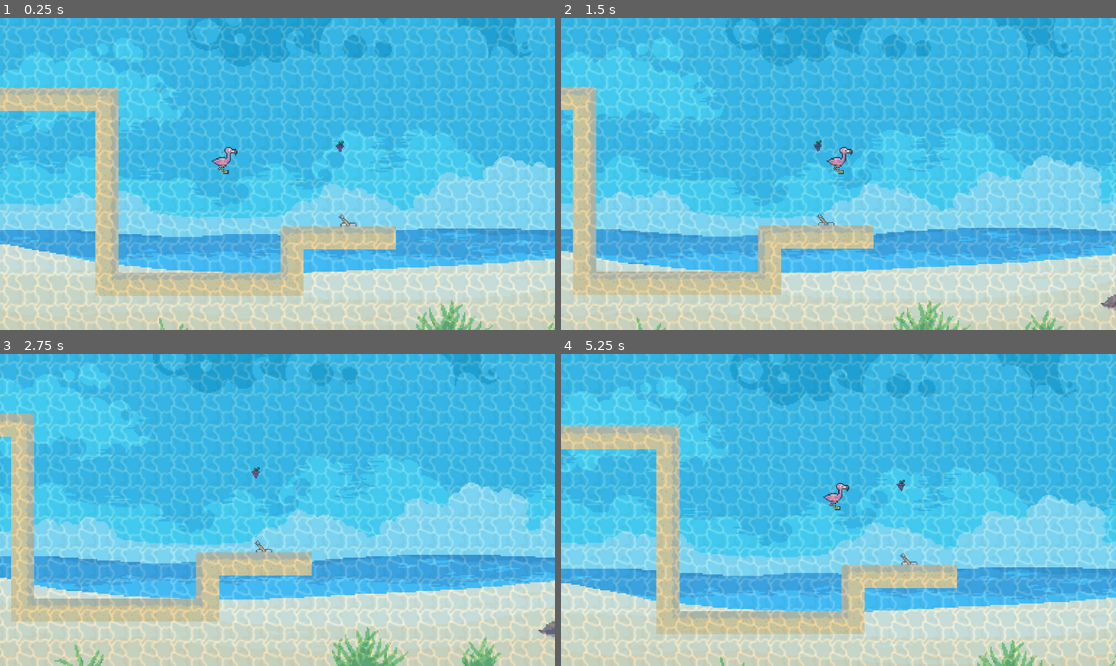
Above: before the commit, frames 1-4 (two rows, left to right).
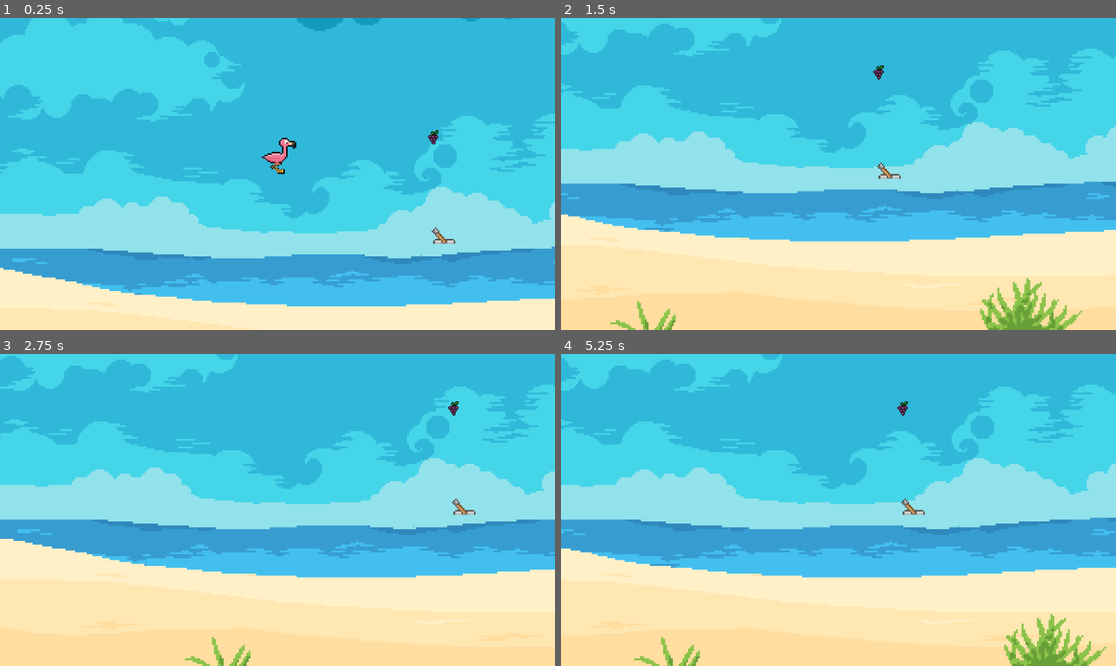
Above: after the commit, the same moments.

Repository: AamindMandragora/GMTKGameJam
Game: Godot game, scene res://Scenes/level_init.tscn
The game is run twice, just before and just after one commit, with the same random seed, the same clock (stepped at 60 frames per second) and the same inputs.
Inputs:
- Up to frame 1 (0.25 s): no input
- Up to frame 2 (1.5 s): hold Right (move right) from 0.53 s (still down); tap Up (jump) at 0.6, 0.77, 1.07, 1.35 s
- Up to frame 3 (2.75 s): tap Up (jump) at 1.52, 1.82, 2.1 s; release Right (move right) at 2.03 s; hold Left (move left) from 2.03 s (still down)
- Up to frame 4 (5.25 s): release Left (move left) at 2.78 s; hold Right (move right) 2.78-4.28 s; tap Up (jump) at 2.85, 3.02, 3.32, 3.6, 3.77, 4.07, 4.35, 4.52, 4.82, 5.1 s; hold Left (move left) 4.28-5.03 s; hold Right (move right) from 5.03 s (still down)

The runs differ from the first frame. In frame 1, 60% of the frame differs, in the area x 0-100%, y 0-100%; in frame 2, 76%; in frame 3, 74%; in frame 4, 77%.

Commit message:
Water Physics Added
0:41 8/3/25

Diff:
--- a/Scenes/beach_ball.tscn
+++ b/Scenes/beach_ball.tscn
@@ -55,7 +55,7 @@
 
 [sub_resource type="CircleShape2D" id="CircleShape2D_in2gb"]
 
-[node name="Beach Ball" type="CharacterBody2D"]
+[node name="Beach Ball" type="CharacterBody2D" groups=["resettable"]]
 script = ExtResource("1_s0pnd")
 
 [node name="AnimatedSprite2D" type="AnimatedSprite2D" parent="."]
@@ -63,7 +63,7 @@
 scale = Vector2(0.4, 0.4)
 sprite_frames = SubResource("SpriteFrames_2lgk0")
 autoplay = "default"
-frame_progress = 0.845712
+frame_progress = 0.62061
 
 [node name="CollisionShape2D" type="CollisionShape2D" parent="."]
 position = Vector2(0, -10)
--- a/Scenes/level_init.tscn
+++ b/Scenes/level_init.tscn
@@ -332,6 +332,7 @@
 layer = 100
 
 [node name="Water_Image" type="TextureRect" parent="Water_Overlay"]
+visible = false
 material = SubResource("ShaderMaterial_n4ihl")
 anchors_preset = 15
 anchor_right = 1.0
@@ -347,7 +348,7 @@
 position = Vector2(17, -69)
 
 [node name="Camera2D" type="Camera2D" parent="Player"]
-zoom = Vector2(1.5, 1.5)
+zoom = Vector2(2, 2)
 limit_left = 0
 limit_bottom = 576
 
@@ -369,10 +370,10 @@
 [node name="TileMap" type="TileMap" parent="."]
 tile_set = SubResource("TileSet_d2uvy")
 format = 2
-layer_0/tile_data = PackedInt32Array(-262154, 0, 0, -262153, 65536, 0, -262152, 65536, 0, -262151, 65536, 0, -262150, 65536, 0, -262149, 131072, 0, -196613, 131072, 1, -131077, 131072, 1, -65541, 131072, 1, -5, 131072, 1, 65531, 131072, 1, 131067, 131072, 1, 196603, 131072, 1, 262139, 0, 4, 262140, 65536, 0, 262141, 65536, 0, 262142, 65536, 0, 262143, 65536, 0, 196608, 65536, 0, 196609, 65536, 0, 196610, 65536, 0, 196611, 65536, 4, 131075, 0, 1, 65539, 0, 0, 65540, 65536, 0, 65541, 65536, 0, 65542, 65536, 0, 65543, 65536, 0)
 
 [node name="Lever" parent="." instance=ExtResource("4_wadpb")]
 position = Vector2(190, 40)
+collision_mask = 2
 
 [node name="Goal" parent="." instance=ExtResource("5_0713x")]
 position = Vector2(179, -69)
--- a/Scenes/music.tscn
+++ b/Scenes/music.tscn
@@ -1,8 +1,8 @@
 [gd_scene load_steps=2 format=3 uid="uid://bmsnhvqsnchbw"]
 
-[ext_resource type="AudioStream" uid="uid://3mw5s7bmsjrk" path="res://Assets/music/time_for_adventure.mp3" id="1_fbmny"]
+[ext_resource type="AudioStream" uid="uid://dybkxjunho72l" path="res://Assets/music/as_far_as_the_eye.mp3" id="1_fbmny"]
 
-[node name="Music" type="AudioStreamPlayer2D"]
+[node name="Music" type="AudioStreamPlayer"]
 stream = ExtResource("1_fbmny")
 autoplay = true
 bus = &"Music"
--- a/Scenes/player.tscn
+++ b/Scenes/player.tscn
@@ -74,7 +74,7 @@
 radius = 12.0
 height = 45.0
 
-[node name="Player" type="CharacterBody2D"]
+[node name="Player" type="CharacterBody2D" groups=["resettable"]]
 collision_layer = 2
 script = ExtResource("1_cvnsp")
 
--- a/Scripts/beach_ball.gd
+++ b/Scripts/beach_ball.gd
@@ -1,19 +1,29 @@
 extends CharacterBody2D
 
 const BOUNCE_VELOCITY = -300.0
+const RISE_VELOCITY = -100.0  # upward velocity when in water
+
+var start_position: Vector2
 
 func _ready() -> void:
-	# Seed random number generator
-	randomize()
+	start_position = position
+
+func reset_to_start():
+	position = start_position
+	velocity = Vector2.ZERO
 
 func _physics_process(delta: float) -> void:
-	# Apply gravity
-	if not is_on_floor():
+	# Apply gravity if not in water mode
+	if not Globals.is_water_mode and not is_on_floor():
 		velocity += get_gravity() * delta
 
-	# Bounce with random strength when touching the floor
-	if is_on_floor() and velocity.y >= 0:
-		velocity.y = BOUNCE_VELOCITY
+	# Behavior when in water mode: rise to top
+	if Globals.is_water_mode:
+		velocity.y = RISE_VELOCITY
+	else:
+		# Normal bounce behavior
+		if is_on_floor() and velocity.y >= 0:
+			velocity.y = BOUNCE_VELOCITY
 
 	# No horizontal movement
 	velocity.x = 0
--- a/Scripts/game_manager.gd
+++ b/Scripts/game_manager.gd
@@ -1,9 +1,17 @@
 extends Node
 
 var score = 0
+@onready var water_image: TextureRect = $"../Water_Overlay/Water_Image"
 
 func add_point():
 	score += 1
 
 func next_level(next_level_path: String):
 	get_tree().change_scene_to_file(next_level_path)
+	Globals.is_water_mode = false
+
+func _process(delta: float) -> void:
+	if Globals.is_water_mode:
+		water_image.visible = true
+	else:
+		water_image.visible = false
--- a/Scripts/lever.gd
+++ b/Scripts/lever.gd
@@ -1,7 +1,19 @@
 extends Area2D
 
+@onready var lever: Sprite2D = $Lever
 
 func _on_body_entered(body: Node2D) -> void:
-	if Globals.is_water_mode == false:
+	if not Globals.is_water_mode:
 		Globals.is_water_mode = true
-		print("e")
+
+		# Reset all nodes in the "resettable" group
+		for node in get_tree().get_nodes_in_group("resettable"):
+			if node.has_method("reset_to_start"):
+				node.reset_to_start()
+
+
+func _process(delta: float) -> void:
+	if not Globals.is_water_mode:
+		lever.flip_h = false
+	else:
+		lever.flip_h = true
--- a/Scripts/player.gd
+++ b/Scripts/player.gd
@@ -3,6 +3,8 @@
 const SPEED = 200.0
 const JUMP_VELOCITY = -400.0
 const MIN_JUMP_VELOCITY = JUMP_VELOCITY
+const WATER_JUMP_MULTIPLIER = 1.2
+const WATER_MOVEMENT_MULTIPLIER = 0.9
 
 const COYOTE_TIME = 0.1
 var coyote_timer = 0.0
@@ -10,9 +12,30 @@
 const JUMP_BUFFER_TIME = 0.25
 var jump_buffer_timer = 0.0
 
+var jump_multiplier = 1
+var movement_multiplier = 1
+
+var start_position: Vector2
+
 @onready var animated_sprite: AnimatedSprite2D = $AnimatedSprite2D
 
+func _ready() -> void:
+	start_position = position
+
+func reset_to_start():
+	position = start_position
+	velocity = Vector2.ZERO
+
 func _physics_process(delta: float) -> void:
+
+	# Modify water physics
+	if Globals.is_water_mode:
+		jump_multiplier = WATER_JUMP_MULTIPLIER
+		movement_multiplier = WATER_MOVEMENT_MULTIPLIER
+	else:
+		jump_multiplier = 1
+		movement_multiplier = 1
+
 	# Add gravity
 	if not is_on_floor():
 		velocity += get_gravity() * delta
@@ -34,7 +57,7 @@
 
 	# Attempt jump if within both jump buffer and coyote time
 	if jump_buffer_timer > 0 and coyote_timer > 0:
-		velocity.y = JUMP_VELOCITY
+		velocity.y = JUMP_VELOCITY * jump_multiplier
 		jump_buffer_timer = 0
 		coyote_timer = 0
 
@@ -58,11 +81,11 @@
 
 	# Horizontal movement
 	if direction:
-		velocity.x = direction * SPEED
+		velocity.x = direction * SPEED * movement_multiplier
 	else:
-		velocity.x = move_toward(velocity.x, 0, SPEED)
+		velocity.x = move_toward(velocity.x, 0, SPEED) * movement_multiplier
 
-	# Vertical movement
-	velocity.y = max(velocity.y, MIN_JUMP_VELOCITY)
+	# Vertical movement limiter
+	velocity.y = max(velocity.y, MIN_JUMP_VELOCITY * jump_multiplier)
 
 	move_and_slide()
--- a/project.godot
+++ b/project.godot
@@ -23,6 +23,10 @@
 [dotnet]
 
 project/assembly_name="GMTK Game Jam"
+
+[global_group]
+
+resettable=""
 
 [input]
 
